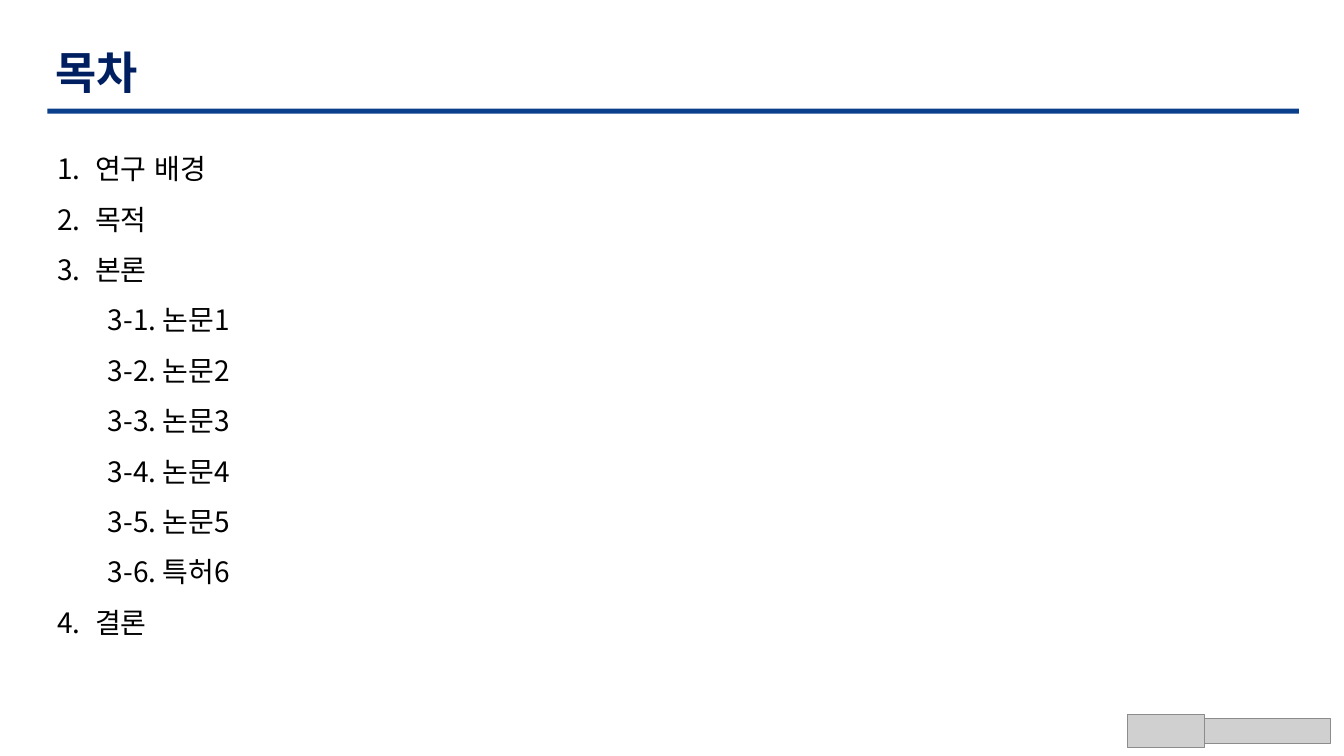
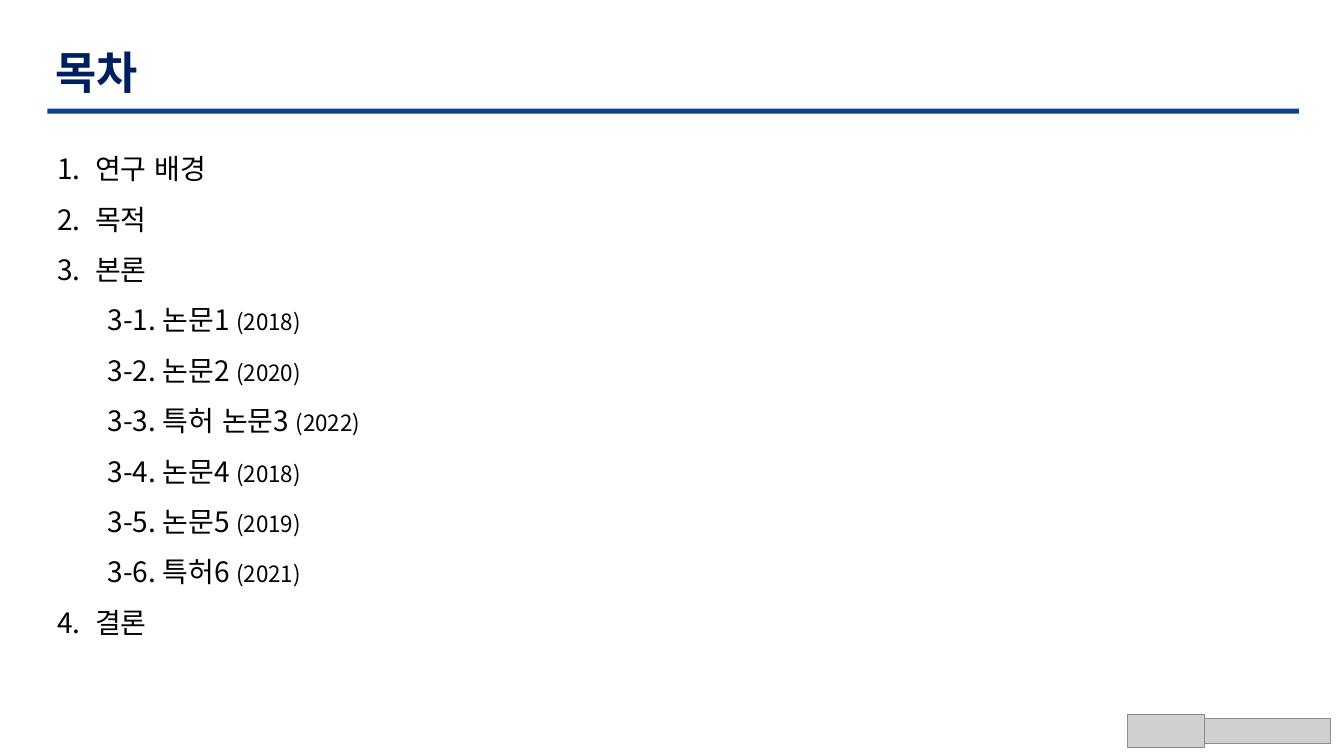
Before and after one commit to TaegyuHan/Solar_radiation_prediction_model, a slide deck: slide 2 of KICS_PT/[KICS] 동향 poster.pptx. Drawn at 1344x756 pixels with LibreOffice and Linux fonts; fonts in the diff are those of the drawing; grey boxes stand for pictures. Boxes give left, top, right and bottom in pixels: in the first picture for what was removed or moved away, otherwise in the second. Text is boxed around its words. In the diff, an @@ line names an element or a change of style, - is before the commit and + after.

```diff
--- a/KICS_PT/[KICS] 동향 poster.pptx
+++ b/KICS_PT/[KICS] 동향 poster.pptx
@@ text at box(108, 307, 361, 587): text changed @@
-  3-1. 논문1
-  3-2. 논문2
-  3-3. 논문3
-  3-4. 논문4
-  3-5. 논문5
-  3-6. 특허6
+  3-1. 논문1 (2018)
+  3-2. 논문2 (2020)
+  3-3. 특허 논문3 (2022)
+  3-4. 논문4 (2018)
+  3-5. 논문5 (2019)
+  3-6. 특허6 (2021)
```
Also in this commit, not shown: 11 other slides changed, 6 other files.
